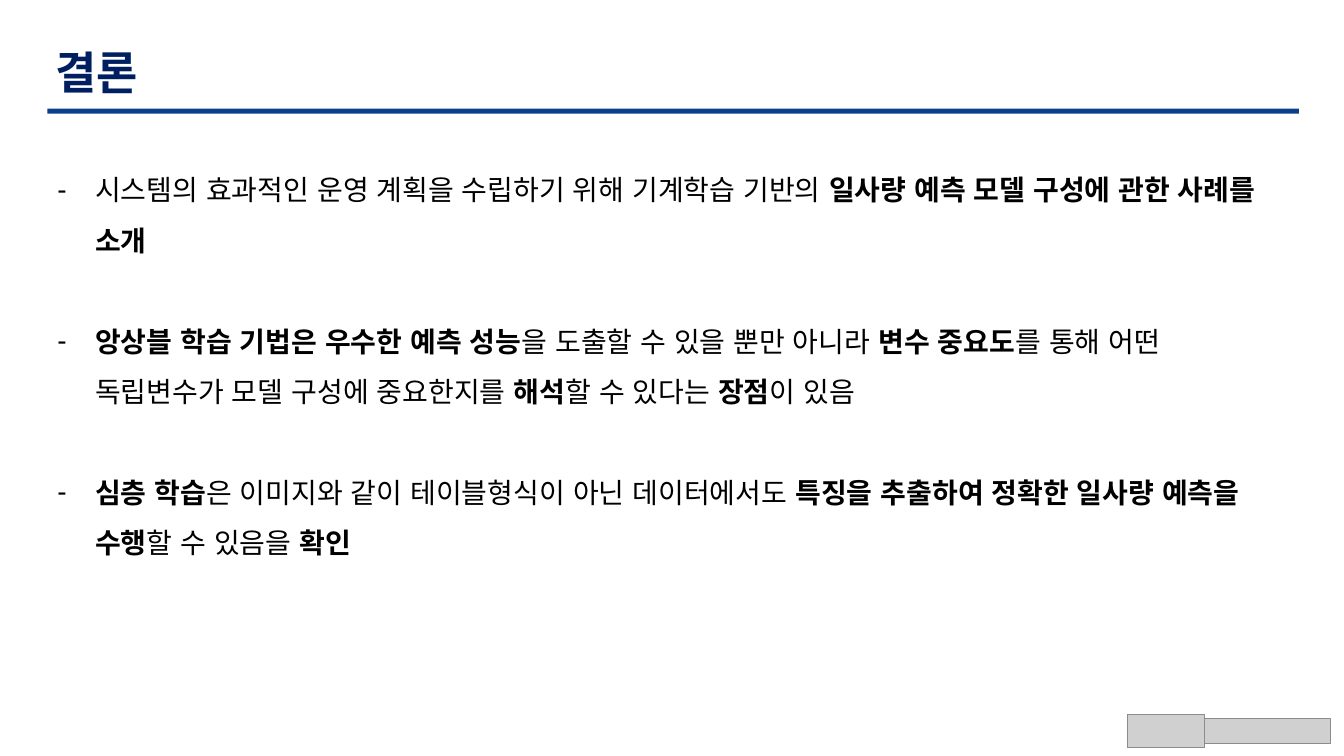
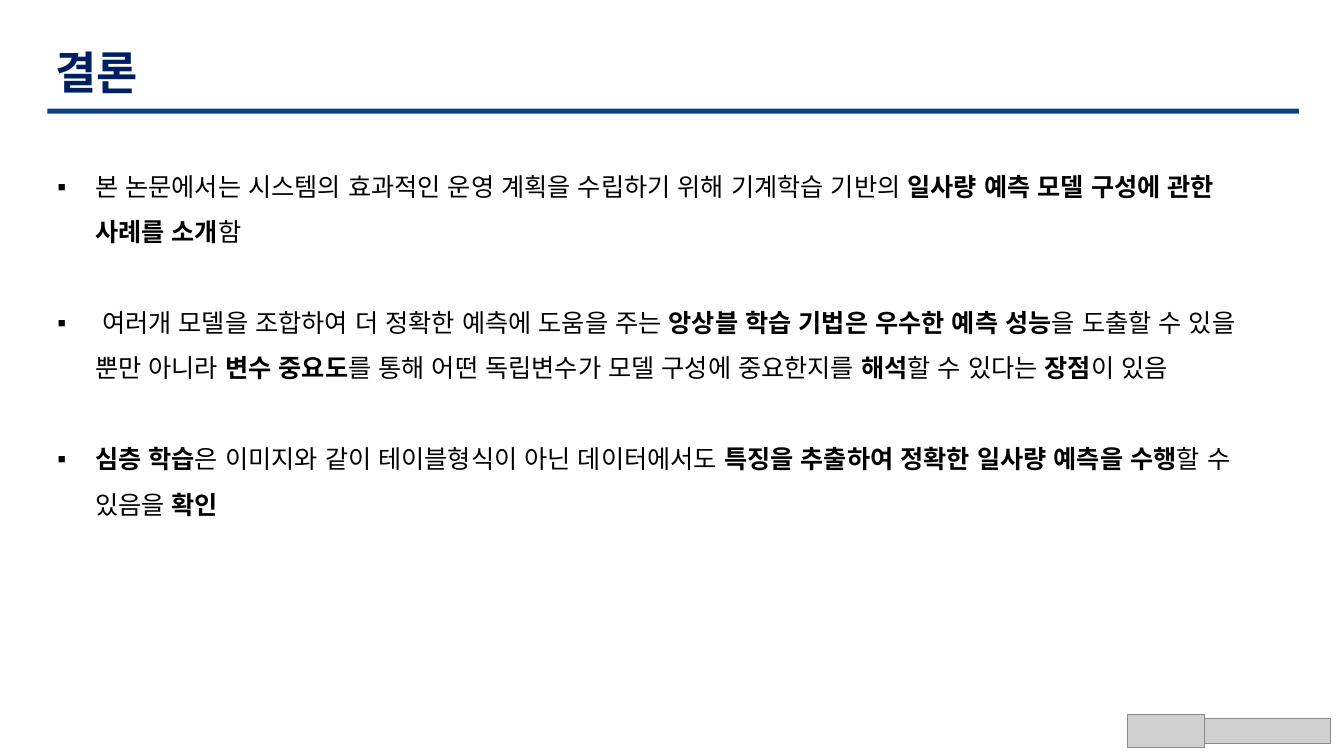
Before and after one commit to TaegyuHan/Solar_radiation_prediction_model, a slide deck: slide 15 of KICS_PT/[KICS] 동향 poster.pptx (slide 14 before the commit). Drawn at 1344x756 pixels with LibreOffice and Linux fonts; fonts in the diff are those of the drawing; grey boxes stand for pictures. Boxes give left, top, right and bottom in pixels: in the first picture for what was removed or moved away, otherwise in the second. Text is boxed around its words. In the diff, an @@ line names an element or a change of style, - is before the commit and + after.

Commit message:
이미지 수정 및 내용표 추가

```diff
--- a/KICS_PT/[KICS] 동향 poster.pptx
+++ b/KICS_PT/[KICS] 동향 poster.pptx
@@ text at box(95, 175, 1235, 380): text changed; size 20 to 18 pt @@
-– 시스템의 효과적인 운영 계획을 수립하기 위해 기계학습 기반의 일사량 예측 모델 구성에 관한 사례를 소개
-– 앙상블 학습 기법은 우수한 예측 성능을 도출할 수 있을 뿐만 아니라 변수 중요도를 통해 어떤 독립변수가 모델 구성에 중요한지를 해석할 수 있다는 장점이 있음
+▪ 본 논문에서는 시스템의 효과적인 운영 계획을 수립하기 위해 기계학습 기반의 일사량 예측 모델 구성에 관한 사례를 소개함
+▪ 여러개 모델을 조합하여 더 정확한 예측에 도움을 주는 앙상블 학습 기법은 우수한 예측 성능을 도출할 수 있을 뿐만 아니라 변수 중요도를 통해 어떤 독립변수가 모델 구성에 중요한지를 해석할 수 있다는 장점이 있음
@@ text at box(95, 446, 1230, 517): size 20 to 18 pt in "심층 학습은 이미지와 같이 테이블형식이 아닌 데이터에서도 ..."; bullet - to ▪ @@
```
Also in this commit, not shown: 14 other slides changed, 1 slide added, 1 other file.
